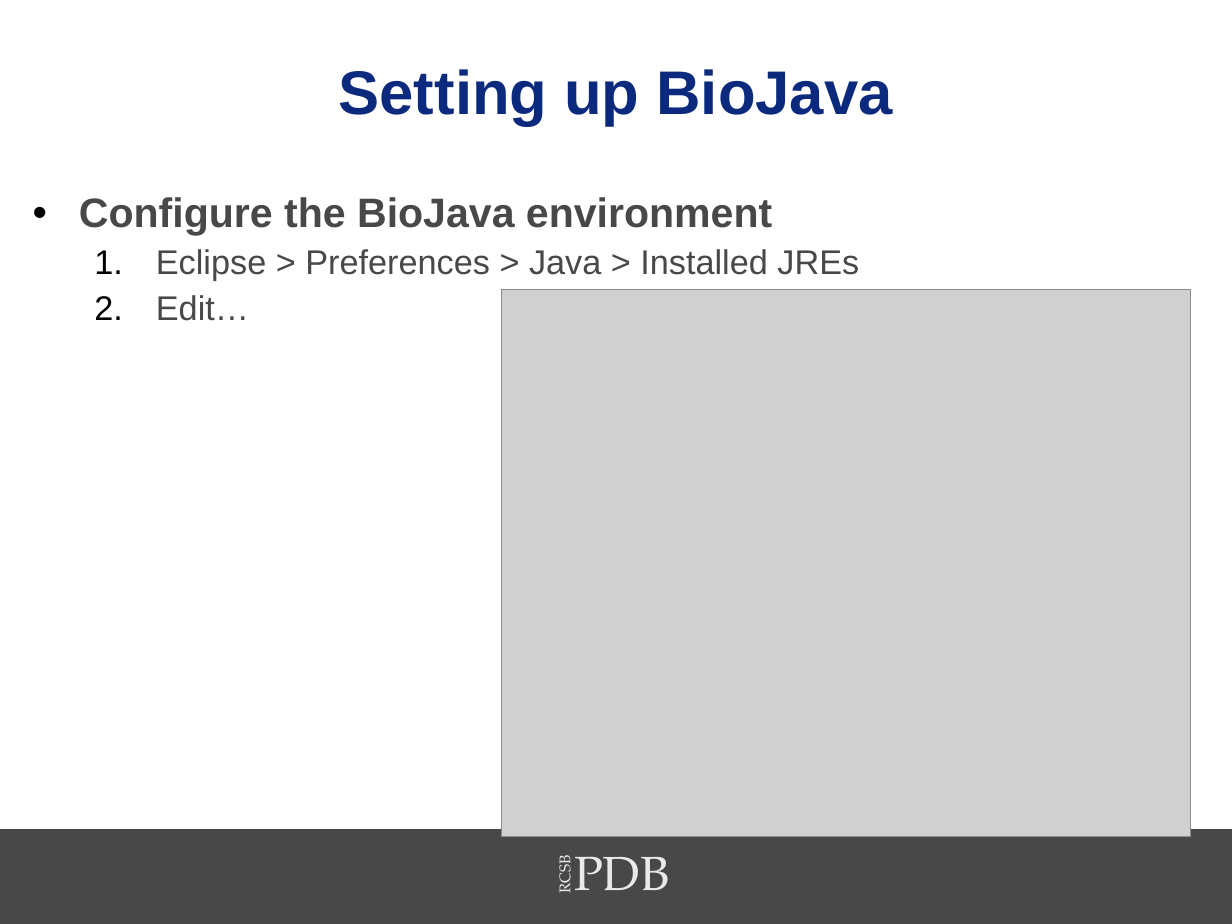
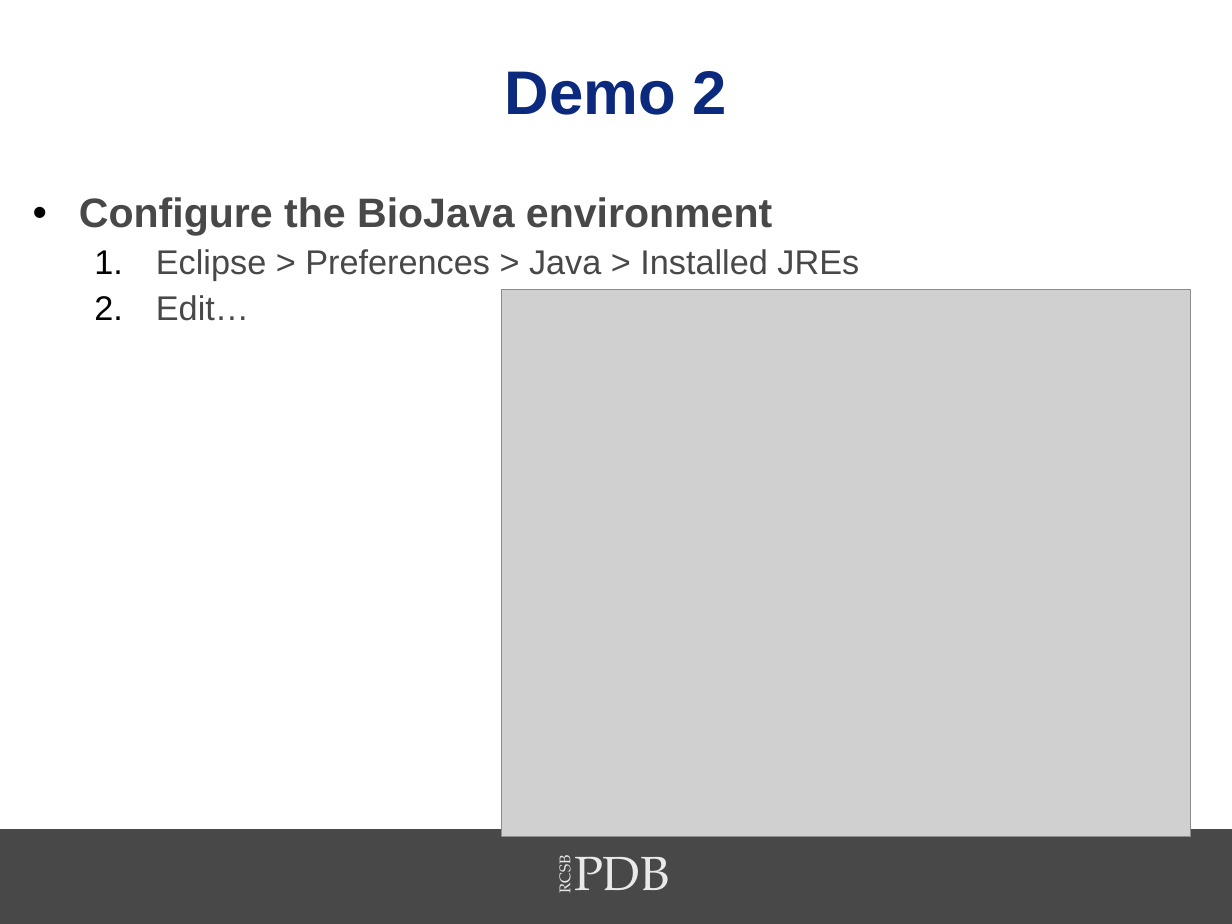
Before and after one commit to sbl-sdsc/mmtf-workshop-2017, a slide deck: slide 12 of 6-biojava/MMTF2017-BioJava.pptx. Drawn at 1232x924 pixels with LibreOffice and Linux fonts; fonts in the diff are those of the drawing; grey boxes stand for pictures; background and template pictures are left out. Boxes give left, top, right and bottom in pixels: in the first picture for what was removed or moved away, otherwise in the second. Text is boxed around its words. In the diff, an @@ line names an element or a change of style, - is before the commit and + after.

```diff
--- a/6-biojava/MMTF2017-BioJava.pptx
+++ b/6-biojava/MMTF2017-BioJava.pptx
@@ title at (505, 71, 727, 115): text changed @@
-Setting up BioJava
+Demo 2
```
Also in this commit, not shown: 5 other slides changed, 5 slides added, 1 slide removed, 1 other file.
